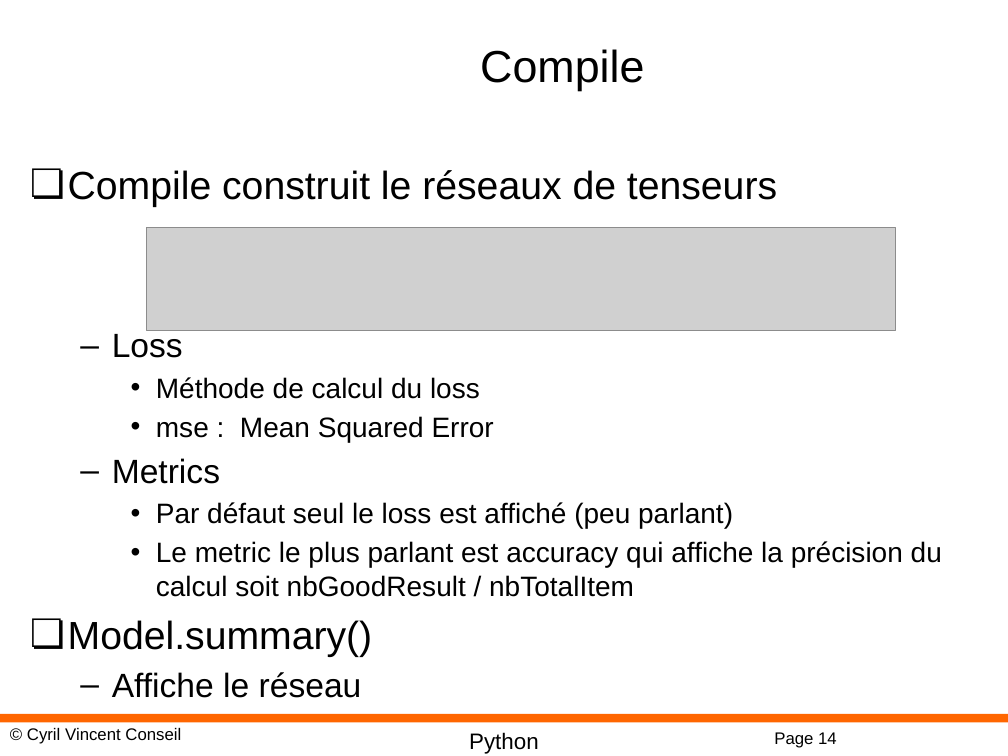
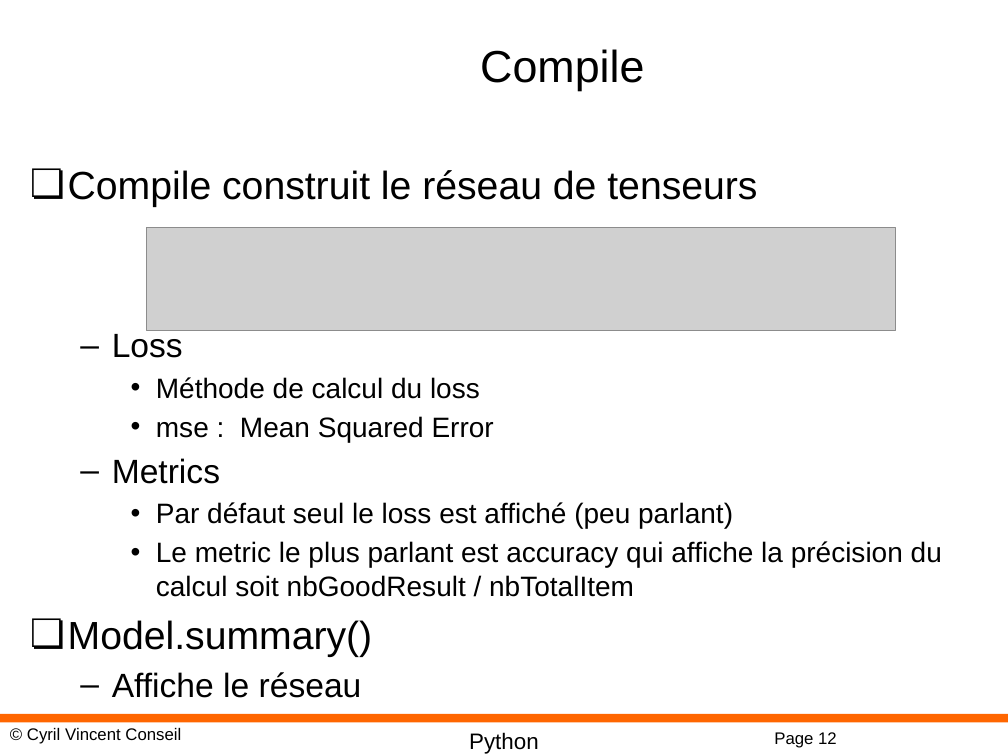
Before and after one commit to cyrilvincent/ia_industrie, a slide deck: slide 12 of ppt/DeepLearning09-Keras.pptx (slide 14 before the commit). Drawn at 1008x756 pixels with LibreOffice and Linux fonts; fonts in the diff are those of the drawing; grey boxes stand for pictures; background and template pictures are left out. Boxes give left, top, right and bottom in pixels: in the first picture for what was removed or moved away, otherwise in the second. Text is boxed around its words. In the diff, an @@ line names an element or a change of style, - is before the commit and + after.

```diff
--- a/ppt/DeepLearning09-Keras.pptx
+++ b/ppt/DeepLearning09-Keras.pptx
@@ text at (x1=68, y1=170, x2=757, y2=207): text changed @@
-❏ Compile construit le réseaux de tenseurs
+❏ Compile construit le réseau de tenseurs
@@ page number at (x1=774, y1=732, x2=837, y2=748): text changed @@
-Page 14
+Page 12
```
Also in this commit, not shown: 2 other slides changed, 1 slide removed, 3 other files.
